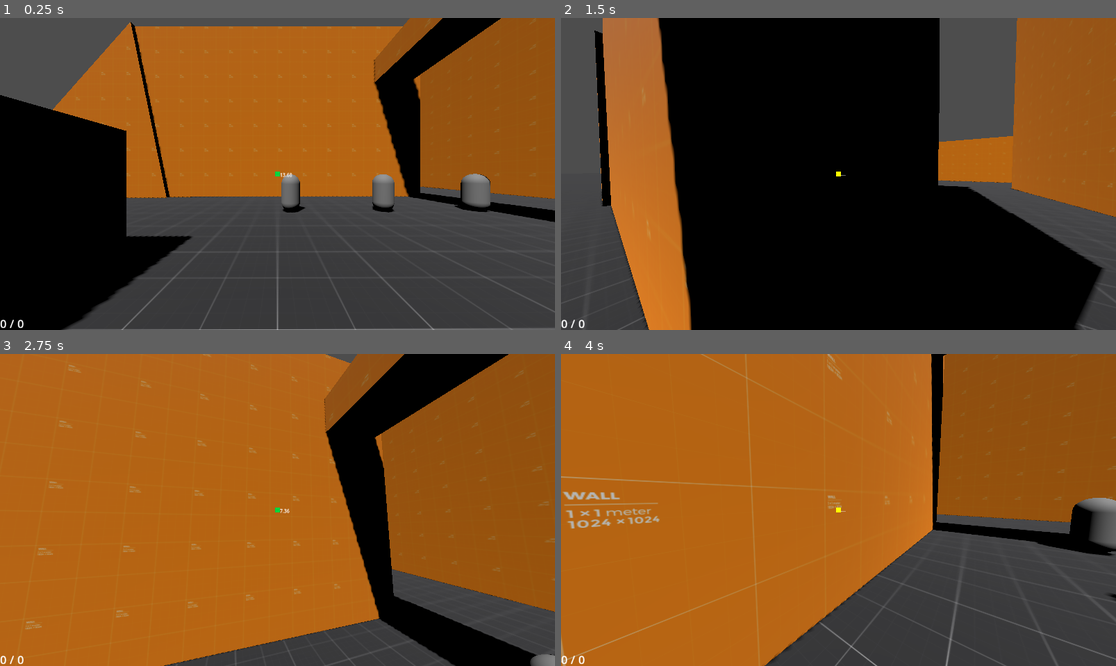
Above: before the commit, frames 1-4 (two rows, left to right).
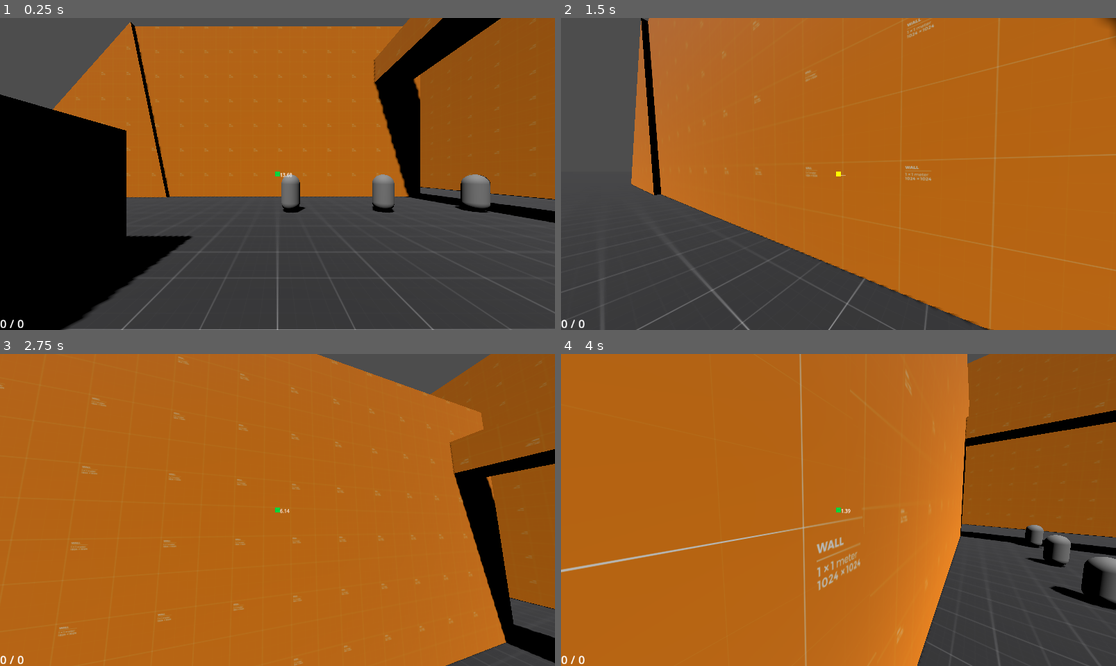
Above: after the commit, the same moments.

Repository: EdmundWohlmuth/Sch-Movement---GODOT
Game: Godot game, scene res://Scenes/Levels/test_level.tscn
The game is run twice, just before and just after one commit, with the same random seed, the same clock (stepped at 60 frames per second) and the same inputs.
Inputs (mouse positions are in pixels of both pictures, inside the frame that each line leads up to):
- Up to frame 1 (0.25 s): no input
- Up to frame 2 (1.5 s): tap Enter (ui_accept) at 0.5 s; move the mouse to (866, 174) at 0.52 s; hold Right mouse button (grapple) 0.53-1.28 s; hold W (move_forward) from 0.53 s (still down); tap Space (jump) at 0.77, 1.07 s; click (866, 174) at 0.8 s; move the mouse to (810, 174) at 1.27 s; click (810, 174) at 1.35 s
- Up to frame 3 (2.75 s): keep holding W (move_forward); tap Space (jump) at 1.52, 1.82 s; tap Ctrl (slide) at 1.55 s; move the mouse to (288, 503) at 2.02 s; hold Ctrl (slide) from 2.03 s (still down); tap Shift (sprint) at 2.3 s
- Up to frame 4 (4 s): keep holding W (move_forward); move the mouse to (832, 516) at 2.77 s; release Ctrl (slide) at 2.78 s; tap Shift (sprint) at 2.85 s; tap Space (jump) at 3.02, 3.05, 3.32 s; move the mouse to (877, 513) at 3.52 s; hold Space (jump) from 3.53 s (still down); right-click (877, 513) at 3.8 s

The runs differ from the first frame. In frame 1, 0.4% of the frame differs, in the area x 0-100%, y 0-100%; in frame 2, 82%; in frame 3, 30%; in frame 4, 18%.

Commit message:
Enum states

Diff:
--- a/Scenes/Levels/test_level.tscn
+++ b/Scenes/Levels/test_level.tscn
@@ -35,7 +35,7 @@
 [node name="WORLD_MESH" type="Node3D" parent="."]
 
 [node name="Floor" type="CSGBox3D" parent="WORLD_MESH"]
-transform = Transform3D(0.999996, -0.00245766, 0.00102346, 0.00245869, 0.999997, -0.00100164, -0.00102099, 0.00100415, 0.999999, -2.49885, -0.470545, 0.00208612)
+transform = Transform3D(1, 0, 0, 0, 1, 0, 0, 0, 1, -2.49885, -0.470545, 0.00208612)
 material_override = ExtResource("1_8yeky")
 calculate_tangents = false
 use_collision = true
--- a/Scripts/PlayerChar/player_char.gd
+++ b/Scripts/PlayerChar/player_char.gd
@@ -6,29 +6,27 @@
 
 # === movement === #
 var direction:Vector3 = Vector3.ZERO
-var max_run_speed:float = 5.0
-var max_sprint_speed:float = 8.0
-var max_wall_speed:float = 8.0
+var run_speed_cap:float = 8.0
+var max_sprint_speed:float = 10.0
+
 var slide_speed_boost:float = 30.0
-
-var ground_accel:float = 14.0
-var ground_deccel:float = 13.0
+var slide_slope_boost:float = 40.0
+
+var ground_accel:float = 8.0
+var ground_deccel:float = 4.0
 
 var norm_deccel:float = 13.0
-var slide_deccel:float = 18.0
+var slide_deccel:float = 4.0
 
 var air_accel:float = 4.0
-var air_speed = 28.0
 
 var look_speed:float = 0.01
 
-var grapple_distance:float = 20.0
-var grapple_cooldown_time:float = 0.5
-var grapple_speed:float = 80.0
-var can_grapple:bool = true
-var grapple_vector:Vector3 = Vector3.ZERO
-var grapple_point:Vector3 = Vector3.ZERO
-var max_grapple_dist:float = 25.0
+# speed cap #
+var wall_speed_cap:float = 20.0
+var speed_cap:float
+var no_speed_cap:float = 1000.0
+var crouch_speed_cap:float = 5.0
 
 # === jumps === #
 var jump_velocity:float = 12.0
@@ -39,14 +37,15 @@
 var available_jumps:int = 1
 var wall_normal:Vector3 = Vector3.ZERO
 var ground_normal:Vector3 = Vector3.ZERO
-# === state bools === #
+
+# === state bools === # --TO BE REPLACED WITH ENUM SYSTEM--
 var is_sliding:bool = false
 var on_wall:bool = false
-var is_grappling:bool = false
-var is_crouched:bool = false
-
-# align with floors & slopes
+
+# align with floors & slopes --MAY BE REMOVED--
 var xform:Transform3D
+var is_down_slope:bool = false
+var slide_up_deccel:float = 60.0
 
 # === juice === #
 var wallrun_tilt_angle:float = 25
@@ -55,6 +54,7 @@
 @onready var grapple_cast = $Head/Camera3D/RayCast3D
 @onready var wallrun_shape_cast = $WallRunShapeCast
 @onready var grounding_ray: RayCast3D = $GroundingRayCast3D
+var last_y:float = 0.0
 
 # === Objects === #
 @onready var head = $Head
@@ -69,6 +69,18 @@
 @export var hurt_box:Node
 @export var special_traverse:Node
 
+# STATES
+enum states
+{
+  IDLE,
+  RUNNING,
+  CROUCH_MOVE,
+  SLIDING,
+  AIRBORNE,
+  DEAD
+}
+var current_state:states = states.IDLE
+
 # Get the gravity from the project settings to be synced with RigidBody nodes.
 var gravity = ProjectSettings.get_setting("physics/3d/default_gravity")
 
@@ -81,26 +93,66 @@
 
 # Handles the mouse looking
 func _input(event):
+  manage_input()
+
   if event is InputEventMouseMotion || event is InputEventJoypadMotion:
     head.rotate_y(-event.relative.x * look_speed)
     camera.rotate_x(-event.relative.y * look_speed)
     camera.rotation.x = clamp(camera.rotation.x, deg_to_rad(-80), deg_to_rad(85))
 
   if event is InputEventKey || event is InputEventJoypadButton:
-    if event.is_action_pressed("slide"): crouch_slide()
-    if event.is_action_released("slide"): end_slide()
-    if event.is_action_pressed("jump"): handle_jump()
-
+    if event.is_action_pressed("slide"):
+      set_state(states.SLIDING)
+      crouch_slide()
+    if event.is_action_released("slide"):
+      end_slide()
+      if direction > Vector3.ZERO: set_state(states.IDLE)
+      else: set_state(states.RUNNING)
+    if event.is_action_pressed("jump"):
+      handle_jump()
+
+
+func set_state(state:states):
+  match state:
+    states.IDLE:
+      current_state = states.IDLE
+      speed_cap = 0
+    states.RUNNING:
+      current_state = states.RUNNING
+      speed_cap = run_speed_cap
+    states.CROUCH_MOVE:
+      current_state = states.CROUCH_MOVE
+      speed_cap = crouch_speed_cap
+    states.SLIDING:
+      current_state = states.SLIDING
+      speed_cap = run_speed_cap
+    states.AIRBORNE:
+      current_state = states.AIRBORNE
+      speed_cap = run_speed_cap
+    states.DEAD:
+      current_state = states.DEAD
 
 
 func _physics_process(delta):
-  manage_input()
-  if Input.is_action_pressed("shoot"): handle_attack()
+  print(str(current_state))
+
+  if Input.is_action_pressed("shoot"): handle_attack() ##
+  if !is_on_floor(): set_state(states.AIRBORNE)
+
+  match current_state:
+    states.IDLE: pass
+    states.RUNNING: movement(delta)
+    states.CROUCH_MOVE: movement(delta)
+    states.SLIDING: movement(delta)
+    states.AIRBORNE:
+      movement(delta)
+      handle_air_strafe(delta)
+      apply_gravity(delta)
+    states.DEAD:pass
+
+  special_traverse.start_special_move(delta) ##
+
   on_wall_check()
-  #align_to_floor()
-  movement(delta)
-  special_traverse.start_special_move(delta)
-
   move_and_slide()
 
 # Makes it so the player 'sticks' to the ground
@@ -124,9 +176,11 @@
     if wallrun_shape_cast.is_colliding() && !is_on_floor(): press_to_wall(delta) ## ADD SLIDING DOWN WALL WHEN NOT MOVING
 
     handle_movement(delta)
-  elif !is_on_floor() || !on_wall:
-    handle_air_strafe(delta)
-    apply_gravity(delta) # Add the gravity.
+  #elif !is_on_floor() || !on_wall:
+    #handle_air_strafe(delta)
+    #apply_gravity(delta) # Add the gravity.
+
+  if is_ground_slope(): last_y = global_position.y
 
 # Checks to see if Sliding has ended
 func end_slide():
@@ -169,40 +223,42 @@
     ground_deccel = norm_deccel
     #wallrun_juice()
 
-# Gets the desired speed of the character
-func get_movement_speed() -> float:
-  if Input.is_action_pressed("sprint") && (is_on_floor() || on_wall):
-    return max_sprint_speed
-  elif !Input.is_action_pressed("sprint") && (is_on_floor() || on_wall):
-    #current_move_speed = lerp(sprint_speed, move_speed, 0.5)
-    return max_run_speed
-  else: return max_run_speed
-
 # Manage player input by checking the current input and setting the direction for later use
 func manage_input():
   var input_dir = Input.get_vector("move_left", "move_right", "move_forward", "move_back")
   var floor_normal = grounding_ray.get_collision_normal()
+  if input_dir != Vector2.ZERO: set_state(states.RUNNING)
+  else: set_state(states.IDLE)
 
   direction = (head.transform.basis * Vector3(input_dir.x, 0, input_dir.y)).normalized()
 
 # This adds mommentmum to the character gradually to keep true to the original build that uses a Rigidbody
 func handle_movement(delta):
-  var speed_cap = get_movement_speed()
-
   if speed_cap > 0:
-    var accel_speed = ground_accel * delta * get_movement_speed()
+    var accel_speed = ground_accel * delta * speed_cap
 
     accel_speed = min(accel_speed, speed_cap)
-    #else: accel_speed = min(accel_speed, speed_cap) * 2
     self.velocity += accel_speed * direction
 
-  # This adds friction to the character to slow them down while on the ground
-  var control = max(self.velocity.length(), ground_deccel)
+    set_decceleration(delta)
+
+# sets the value at which the character deccelerates
+func set_decceleration(delta):
+  if is_ground_slope():
+    if is_sliding && check_down_slope(): return
+    elif is_sliding && !check_down_slope(): deceleration(slide_up_deccel, delta)
+    else: deceleration(ground_deccel, delta)
+  else:
+    if !is_sliding: deceleration(ground_deccel, delta)
+    else: deceleration(slide_deccel, delta)
+
+# This adds friction to the character to slow them down while on the ground
+func deceleration(deccel:float, delta):
+  var control = max(self.velocity.length(), deccel)
   var drop = control * delta
   var real_speed = max(self.velocity.length() - drop * 4, 0)
   if self.velocity.length() > 0:
     real_speed /= self.velocity.length()
-
   self.velocity *= real_speed
 
 # allows for steering while in the air for more floaty air movement
@@ -217,19 +273,10 @@
 func crouch_slide():
   if Input.is_action_pressed("slide") && !is_sliding:
     is_sliding = true
-    if grounding_ray.get_collision_normal() != Vector3.UP: fall_acceleration = slide_fall_accel * 2
-    else: fall_acceleration = slide_fall_accel
+    if !is_ground_slope(): velocity += slide_speed_boost * direction
+    else: velocity += slide_slope_boost * direction
 
     crouch_char()
-    velocity += slide_speed_boost * direction
-    max(self.velocity.length(), ground_deccel)
-
-  #elif Input.is_action_just_released("slide"):
-    #is_sliding = false
-    #ground_deccel = norm_deccel
-    #fall_acceleration = base_fall_accel
-    #crouch_char(false)
-    #slide_cooldown_timer.start()
 
 # kills a lot (if not all) of x / z momentum and drastically increases downward momentum
 func ground_pound():
@@ -248,7 +295,6 @@
   else:
     scale.y = 1
     position.y += 0.5
-  print(str(scale.y))
 
 # Change velocity based on weapon knockback
 func weapon_knockback():
@@ -256,6 +302,14 @@
   if weapon_manager.weapon_stats.knock_back <= 0 || (is_on_floor() || is_on_wall()): return
   velocity += camera.get_global_transform().basis.z * weapon_manager.weapon_stats.knock_back
 
+func is_ground_slope() -> bool:
+  if grounding_ray.get_collision_normal() != Vector3.UP: return true
+  else: return false
+
+func check_down_slope() -> bool:
+  if self.global_position.y > last_y: return false
+  else: return true
+
 # === timers === #
 func _on_slide_cooldown_timer_timeout():
   is_sliding = false
